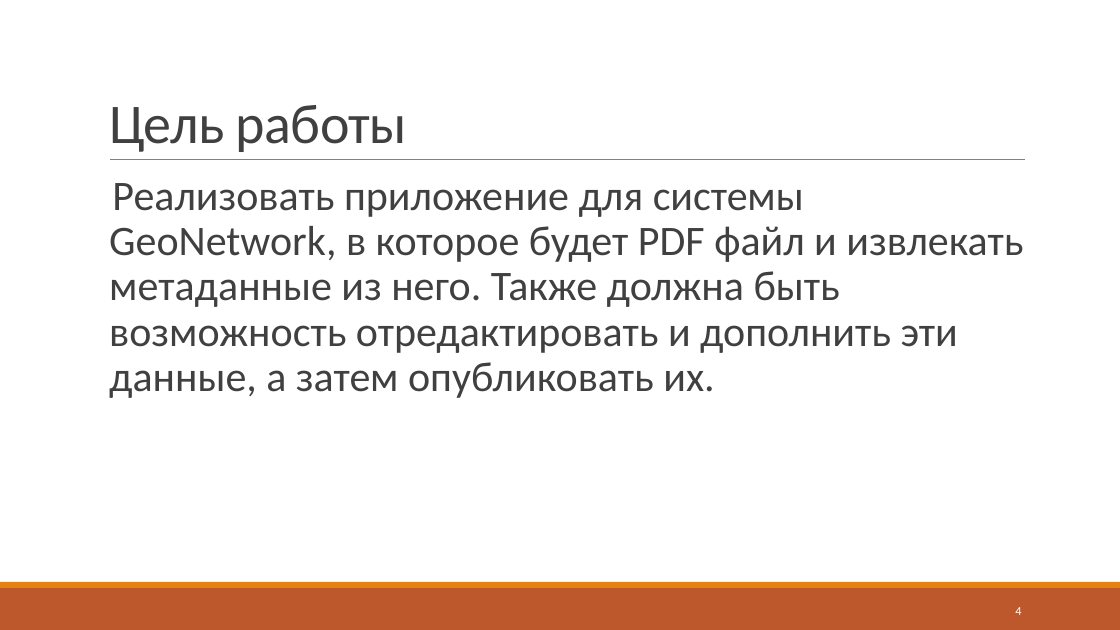
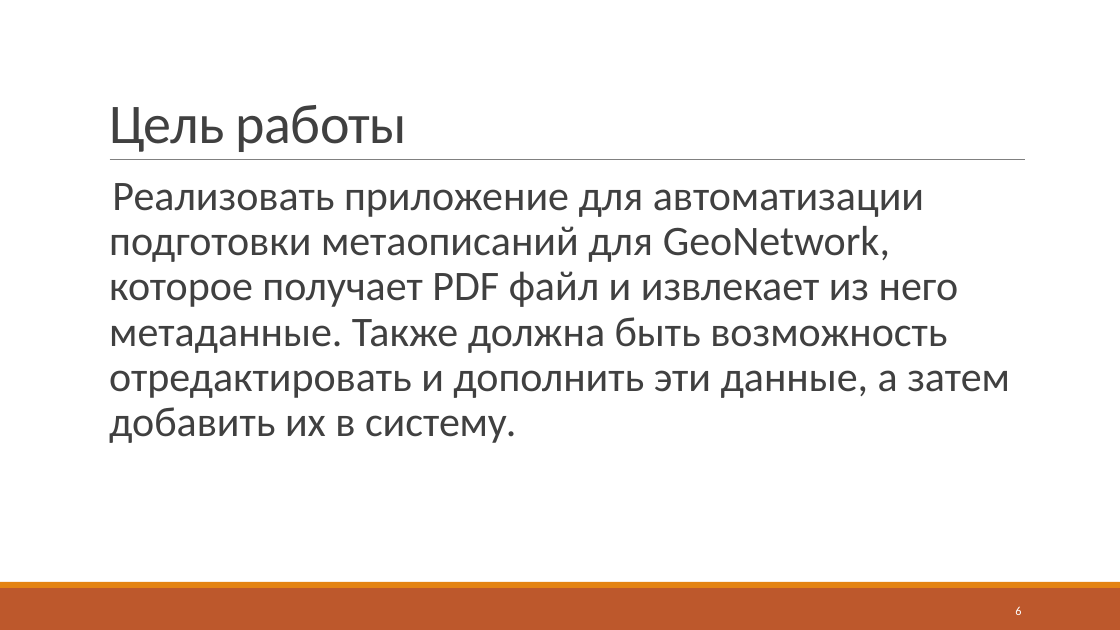
Before and after one commit to J-CITY/METADATA-EXTRACTOR, a slide deck: slide 6 of report.pptx (slide 4 before the commit). Drawn at 1120x630 pixels with LibreOffice and Linux fonts; fonts in the diff are those of the drawing. Boxes give left, top, right and bottom in pixels: in the first picture for what was removed or moved away, otherwise in the second. Text is boxed around its words. In the diff, an @@ line names an element or a change of style, - is before the commit and + after.

```diff
--- a/report.pptx
+++ b/report.pptx
@@ text at (x1=109, y1=183, x2=1010, y2=443): text changed @@
-  Реализовать приложение для системы GeoNetwork, в которое будет PDF файл и извлекать метаданные из него. Также должна быть возможность отредактировать и дополнить эти данные, а затем опубликовать их.
+  Реализовать приложение для автоматизации подготовки метаописаний для GeoNetwork, которое получает PDF файл и извлекает из него метаданные. Также должна быть возможность отредактировать и дополнить эти данные, а затем добавить их в систему.
@@ page number at (x1=1015, y1=606, x2=1021, y2=615): text changed @@
-4
+6
```
Also in this commit, not shown: 6 other slides changed, 1 slide added, 2 other files.
